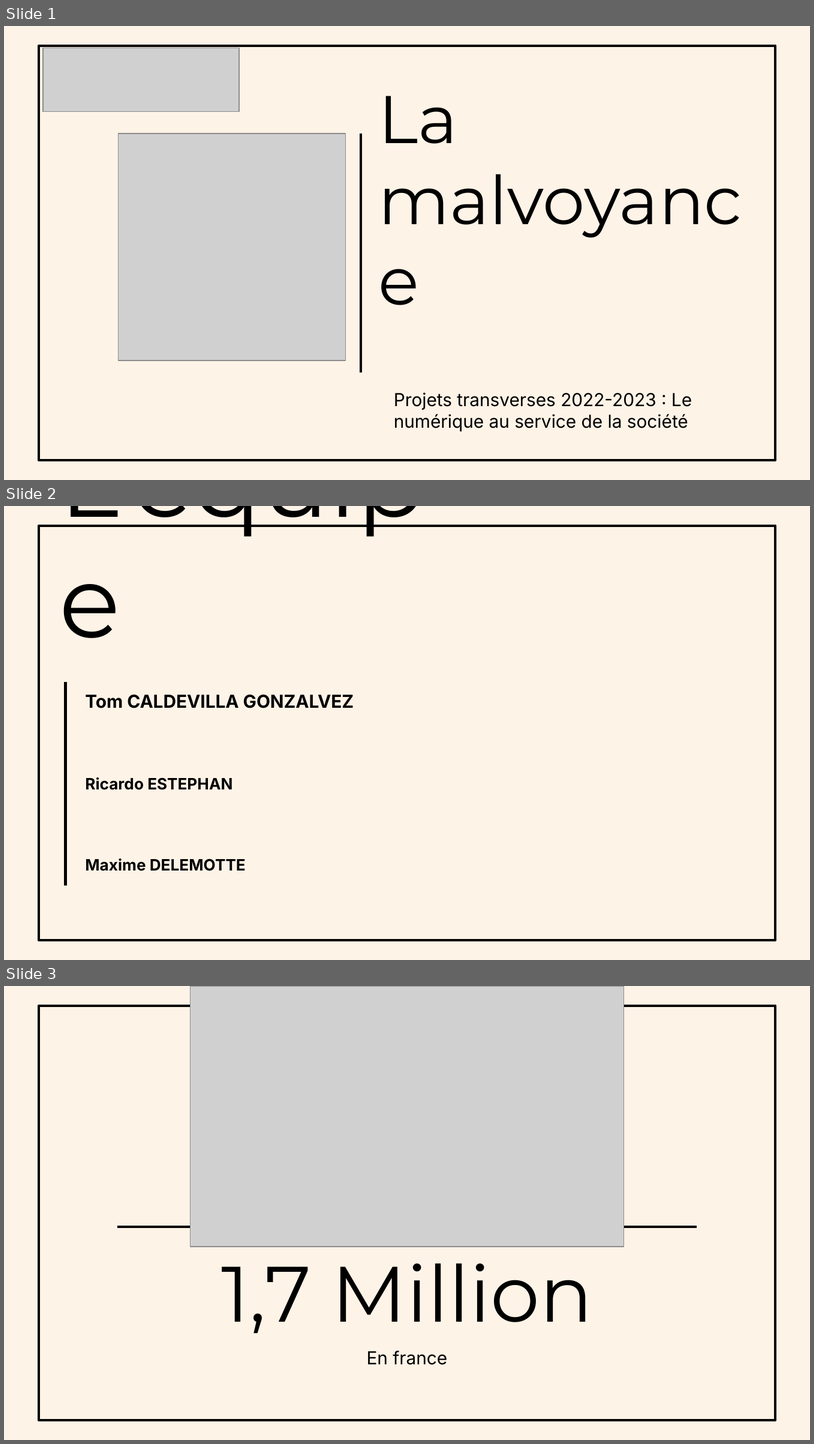
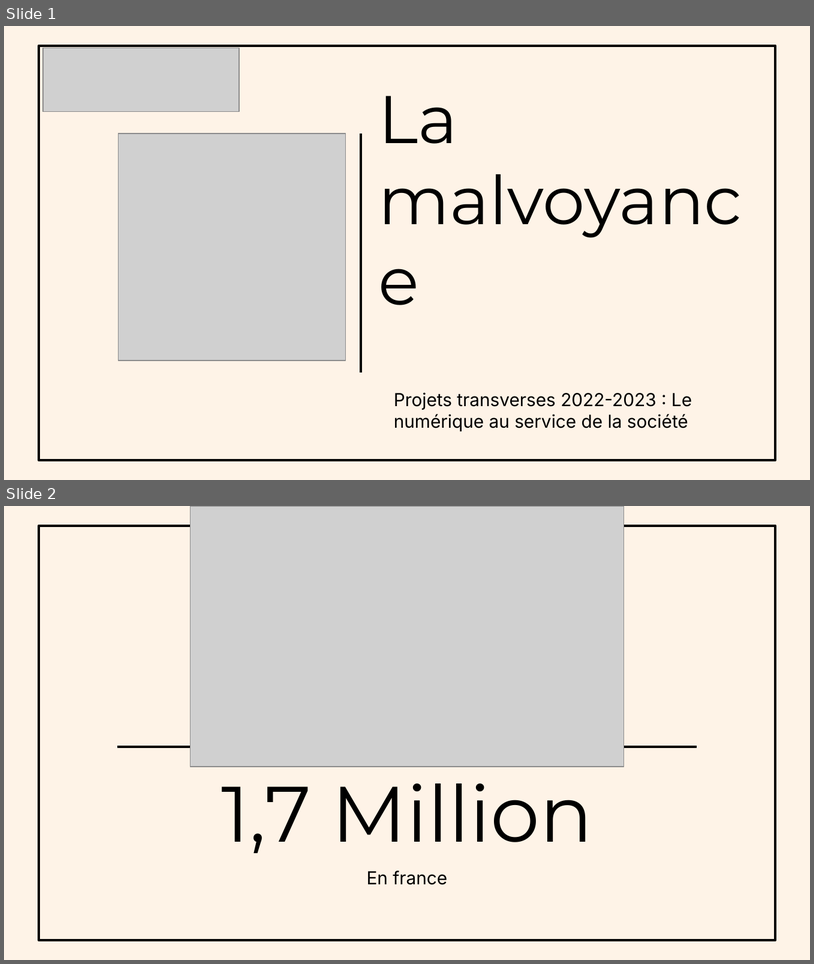
Before and after one commit to Totom94/Projet_Photo_ZoOmer, a slide deck: Présentation.pptx. Shown one above the other, each under a label of ours: slides 1, 2 and 3 before the commit, slides 1 and 2 after it. The pictures are 814x1444 and 814x964 pixels, drawn with LibreOffice and Linux fonts; fonts in the diff are those of the drawing; grey boxes stand for pictures. Boxes give left, top, right and bottom in pixels: in the first picture for what was removed or moved away, otherwise in the second. Text is boxed around its words. In the diff, an @@ line names an element or a change of style, - is before the commit and + after.

```diff
--- a/Présentation.pptx
+++ b/Présentation.pptx
@@ slide 2 removed at <box>4,506,810,960</box>, background #FEF3E7; not listed: 1 template element that a slide beside it also shows @@
@@ title removed at <box>59,506,425,537</box> @@
-L’équipe
@@ line removed from (65, 682) to (65, 885) @@
@@ subtitle removed at <box>85,694,354,708</box> @@
-Tom CALDEVILLA GONZALVEZ
@@ text removed at <box>85,777,233,790</box> @@
-Ricardo ESTEPHAN
@@ text removed at <box>85,858,246,871</box> @@
-Maxime DELEMOTTE
@@ what was slide 3 is now slide 2 @@
```
Also in this commit, not shown: 1 slide changed.
